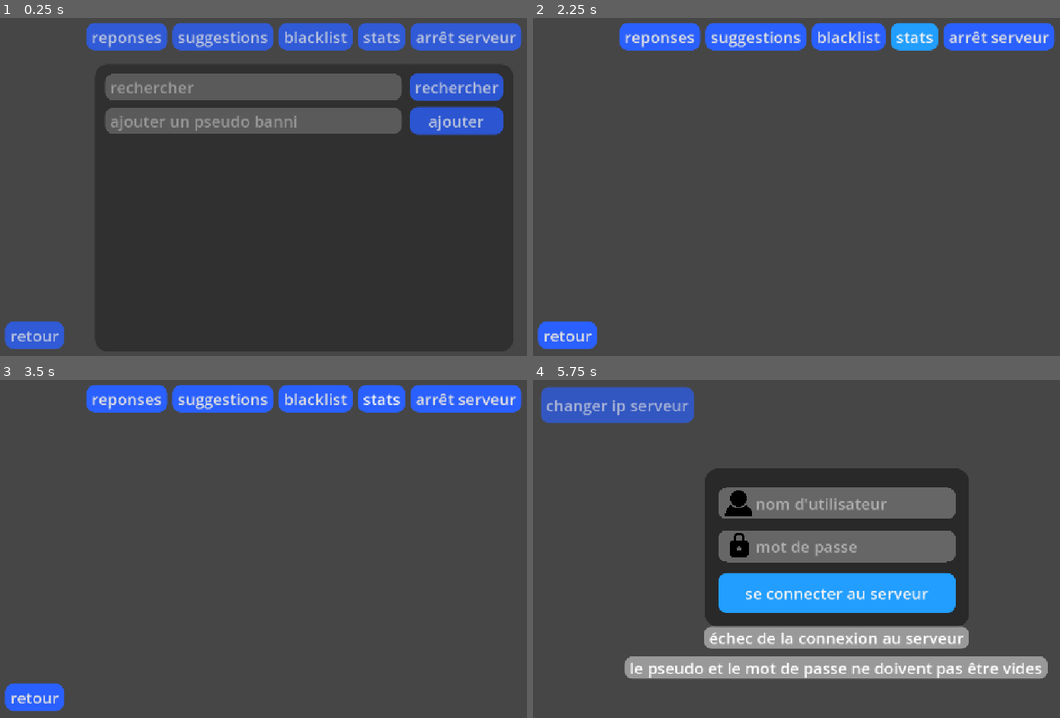
Above: before the commit, frames 1-4 (two rows, left to right).
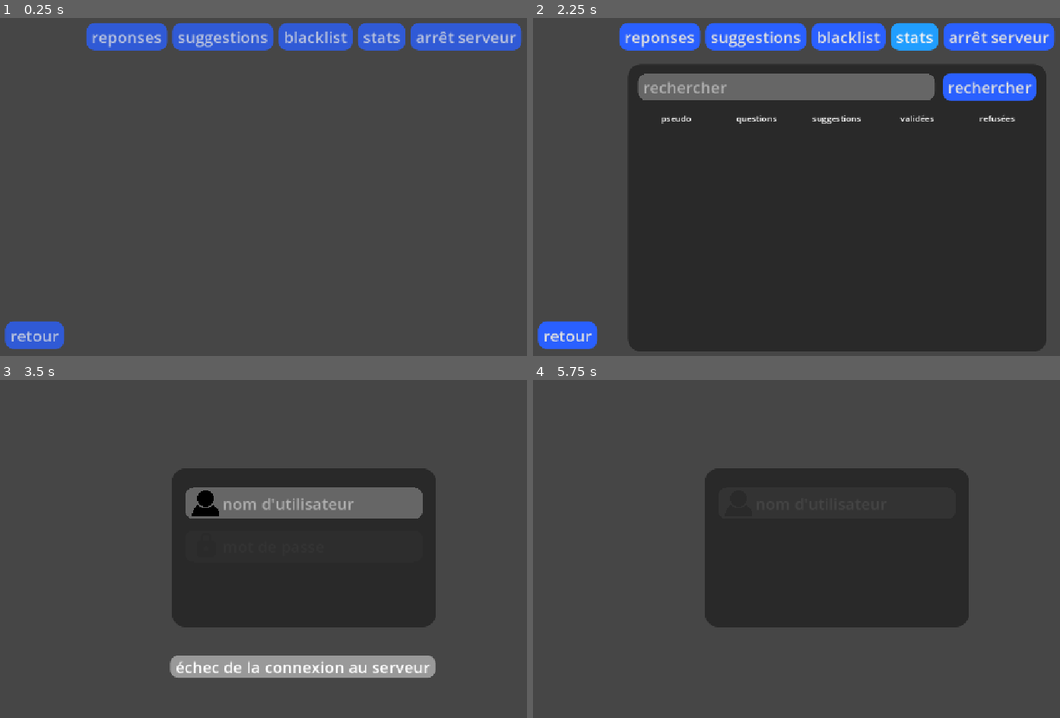
Above: after the commit, the same moments.

Repository: OptimusJB/JBot
Game: Godot game, scene res://client/admin/admin.tscn
Same seed, same stepped clock (60 frames per second), same inputs: the game is played once before the commit and once after it. This scene is started directly instead of the project's main scene.
Inputs (mouse positions are in pixels of both pictures, inside the frame that each line leads up to):
- Up to frame 1 (0.25 s): no input
- Up to frame 2 (2.25 s): click "suggestions" at 0.5 s; click (785, 85) at 1.27 s; type "Alex" at 1.35 s; click "stats" at 2 s
- Up to frame 3 (3.5 s): click (458, 447) at 2.75 s, where only the run after the commit has a clickable "rechercher"
- Up to frame 4 (5.75 s): click (659, 400) at 3.5 s, where only the run before the commit has a clickable "reponses"; click (991, 447) at 4.25 s, where only the run before the commit has a clickable "rechercher"; click (796, 592) at 5 s, where only the run after the commit has a clickable "retour"

The runs differ from the first frame. In frame 1, 3.8% of the frame differs, in the area x 21-96%, y 16-35%; in frame 2, 67%, in the area x 18-98%, y 13-99%; in frame 3, 34%; in frame 4, 25%.

Commit message:
ajout touche entrée pour envoyer message et onglet stats dans admin + ajout système de clé session

Diff:
--- a/client/App/App.tscn
+++ b/client/App/App.tscn
@@ -8,6 +8,7 @@
 [ext_resource type="Script" uid="uid://cwq51wri1yfsj" path="res://client/App/reponse.gd" id="2_ugukq"]
 [ext_resource type="Texture2D" uid="uid://gcfigjbr2y51" path="res://assets/JBot logo.png" id="4_ewfhn"]
 [ext_resource type="Script" uid="uid://cr2iyvo5b5wo5" path="res://client/App/proposer_réponse.gd" id="4_ge6em"]
+[ext_resource type="Script" uid="uid://3kpb7n2ntx26" path="res://client/App/envoyer_message.gd" id="4_tfwke"]
 [ext_resource type="Script" uid="uid://d3cn01c17usn7" path="res://client/App/admin.gd" id="8_ge6em"]
 
 [sub_resource type="StyleBoxFlat" id="StyleBoxFlat_ewfhn"]
@@ -306,6 +307,7 @@
 mouse_filter = 1
 theme = ExtResource("1_qebo1")
 text = "envoyer"
+script = ExtResource("4_tfwke")
 
 [node name="types messages" type="Control" parent="."]
 layout_mode = 3
--- /dev/null
+++ b/client/App/envoyer_message.gd
@@ -0,0 +1,7 @@
+extends Button
+
+# script qui sert à récupérer l'input (pour entrée)
+func _input(event: InputEvent) -> void:
+	if event.is_action_pressed("enter"):
+		if not disabled:
+			pressed.emit()
--- a/client/admin/admin.tscn
+++ b/client/admin/admin.tscn
@@ -10,6 +10,7 @@
 [ext_resource type="Script" uid="uid://d2ahkhdbuy242" path="res://client/admin/question_reponse.gd" id="4_m4xmn"]
 [ext_resource type="Script" uid="uid://bn71wwhcnomsn" path="res://client/admin/blacklist.gd" id="6_r1a7c"]
 [ext_resource type="Script" uid="uid://sw6ye72ditcq" path="res://client/admin/banni.gd" id="7_m4xmn"]
+[ext_resource type="Script" uid="uid://nkdob3s1xv2n" path="res://client/admin/stats.gd" id="10_6rg53"]
 
 [sub_resource type="StyleBoxFlat" id="StyleBoxFlat_uqsau"]
 bg_color = Color(0.42352942, 0.42352942, 0.42352942, 1)
@@ -76,6 +77,66 @@
 "transitions": PackedFloat32Array(1),
 "update": 0,
 "values": [Color(1, 1, 1, 0)]
+}
+tracks/3/type = "value"
+tracks/3/imported = false
+tracks/3/enabled = true
+tracks/3/path = NodePath("pages/reponses:visible")
+tracks/3/interp = 1
+tracks/3/loop_wrap = true
+tracks/3/keys = {
+"times": PackedFloat32Array(0),
+"transitions": PackedFloat32Array(1),
+"update": 1,
+"values": [false]
+}
+tracks/4/type = "value"
+tracks/4/imported = false
+tracks/4/enabled = true
+tracks/4/path = NodePath("pages/suggestions:visible")
+tracks/4/interp = 1
+tracks/4/loop_wrap = true
+tracks/4/keys = {
+"times": PackedFloat32Array(0),
+"transitions": PackedFloat32Array(1),
+"update": 1,
+"values": [false]
+}
+tracks/5/type = "value"
+tracks/5/imported = false
+tracks/5/enabled = true
+tracks/5/path = NodePath("pages/blacklist:visible")
+tracks/5/interp = 1
+tracks/5/loop_wrap = true
+tracks/5/keys = {
+"times": PackedFloat32Array(0),
+"transitions": PackedFloat32Array(1),
+"update": 1,
+"values": [false]
+}
+tracks/6/type = "value"
+tracks/6/imported = false
+tracks/6/enabled = true
+tracks/6/path = NodePath("pages/stats:visible")
+tracks/6/interp = 1
+tracks/6/loop_wrap = true
+tracks/6/keys = {
+"times": PackedFloat32Array(0),
+"transitions": PackedFloat32Array(1),
+"update": 1,
+"values": [false]
+}
+tracks/7/type = "value"
+tracks/7/imported = false
+tracks/7/enabled = true
+tracks/7/path = NodePath("pages/arrêt serveur:visible")
+tracks/7/interp = 1
+tracks/7/loop_wrap = true
+tracks/7/keys = {
+"times": PackedFloat32Array(0),
+"transitions": PackedFloat32Array(1),
+"update": 1,
+"values": [false]
 }
 
 [sub_resource type="Animation" id="Animation_24tl4"]
@@ -491,6 +552,7 @@
 theme_override_constants/separation = 11
 
 [node name="blacklist" type="Control" parent="pages"]
+visible = false
 anchors_preset = 0
 offset_right = 40.0
 offset_bottom = 40.0
@@ -578,11 +640,128 @@
 theme_override_constants/separation = 11
 
 [node name="stats" type="Control" parent="pages"]
+visible = false
 anchors_preset = 0
-offset_left = 195.0
-offset_top = 179.0
-offset_right = 235.0
-offset_bottom = 219.0
+script = ExtResource("10_6rg53")
+
+[node name="joueur" type="HBoxContainer" parent="pages/stats"]
+layout_mode = 0
+offset_left = 200.0
+offset_top = -43.0
+offset_right = 953.0
+offset_bottom = -20.0
+theme_override_constants/separation = 7
+
+[node name="pseudo" type="Label" parent="pages/stats/joueur"]
+custom_minimum_size = Vector2(145, 0)
+layout_mode = 2
+horizontal_alignment = 1
+autowrap_mode = 3
+
+[node name="questions" type="Label" parent="pages/stats/joueur"]
+custom_minimum_size = Vector2(145, 0)
+layout_mode = 2
+horizontal_alignment = 1
+autowrap_mode = 3
+
+[node name="suggestions" type="Label" parent="pages/stats/joueur"]
+custom_minimum_size = Vector2(145, 0)
+layout_mode = 2
+horizontal_alignment = 1
+autowrap_mode = 3
+
+[node name="validées" type="Label" parent="pages/stats/joueur"]
+custom_minimum_size = Vector2(145, 0)
+layout_mode = 2
+horizontal_alignment = 1
+autowrap_mode = 3
+
+[node name="refusées" type="Label" parent="pages/stats/joueur"]
+custom_minimum_size = Vector2(145, 0)
+layout_mode = 2
+horizontal_alignment = 1
+autowrap_mode = 3
+
+[node name="fond champs" type="Panel" parent="pages/stats"]
+layout_mode = 0
+offset_left = 181.0
+offset_top = 96.0
+offset_right = 974.0
+offset_bottom = 640.0
+theme_override_styles/panel = SubResource("StyleBoxFlat_khjxm")
+
+[node name="légende" type="HBoxContainer" parent="pages/stats"]
+layout_mode = 0
+offset_left = 200.0
+offset_top = 187.0
+offset_right = 953.0
+offset_bottom = 210.0
+theme_override_constants/separation = 7
+
+[node name="pseudo" type="Label" parent="pages/stats/légende"]
+custom_minimum_size = Vector2(145, 0)
+layout_mode = 2
+text = "pseudo"
+horizontal_alignment = 1
+autowrap_mode = 3
+
+[node name="questions" type="Label" parent="pages/stats/légende"]
+custom_minimum_size = Vector2(145, 0)
+layout_mode = 2
+text = "questions"
+horizontal_alignment = 1
+autowrap_mode = 3
+
+[node name="suggestions" type="Label" parent="pages/stats/légende"]
+custom_minimum_size = Vector2(145, 0)
+layout_mode = 2
+text = "suggestions"
+horizontal_alignment = 1
+autowrap_mode = 3
+
+[node name="validées" type="Label" parent="pages/stats/légende"]
+custom_minimum_size = Vector2(145, 0)
+layout_mode = 2
+text = "validées"
+horizontal_alignment = 1
+autowrap_mode = 3
+
+[node name="refusées" type="Label" parent="pages/stats/légende"]
+custom_minimum_size = Vector2(145, 0)
+layout_mode = 2
+text = "refusées"
+horizontal_alignment = 1
+autowrap_mode = 3
+
+[node name="rechercher_joueur_texte" type="LineEdit" parent="pages/stats"]
+layout_mode = 0
+offset_left = 200.0
+offset_top = 114.0
+offset_right = 763.0
+offset_bottom = 164.0
+theme = ExtResource("1_khjxm")
+theme_override_styles/normal = SubResource("StyleBoxFlat_j3pxg")
+placeholder_text = "rechercher"
+
+[node name="rechercher_joueur_bouton" type="Button" parent="pages/stats"]
+layout_mode = 0
+offset_left = 777.0
+offset_top = 113.0
+offset_right = 955.0
+offset_bottom = 165.0
+theme = ExtResource("1_khjxm")
+text = "rechercher"
+
+[node name="scrolling" type="ScrollContainer" parent="pages/stats"]
+layout_mode = 0
+offset_left = 200.0
+offset_top = 225.0
+offset_right = 958.0
+offset_bottom = 641.0
+
+[node name="stats" type="VBoxContainer" parent="pages/stats/scrolling"]
+layout_mode = 2
+theme_override_constants/separation = 11
 
 [node name="arrêt serveur" type="Control" parent="pages"]
 visible = false
@@ -645,5 +824,7 @@
 [connection signal="pressed" from="pages/blacklist/banni/deban" to="pages/blacklist/banni" method="_on_deban_pressed"]
 [connection signal="pressed" from="pages/blacklist/éléments texte/rechercher_banni_bouton" to="pages/blacklist" method="_on_rechercher_banni_bouton_pressed"]
 [connection signal="pressed" from="pages/blacklist/éléments texte/ajouter_banni_bouton" to="pages/blacklist" method="_on_ajouter_banni_bouton_pressed"]
+[connection signal="ajouter_popup" from="pages/stats" to="centre/popup" method="ajouter_popup"]
+[connection signal="pressed" from="pages/stats/rechercher_joueur_bouton" to="pages/stats" method="_on_rechercher_joueur_bouton_pressed"]
 [connection signal="pressed" from="pages/arrêt serveur/arrêt serveur" to="animations" method="arrêt_serveur"]
 [connection signal="animation_finished" from="animations" to="animations" method="_on_animation_finished"]
--- /dev/null
+++ b/client/admin/stats.gd
@@ -0,0 +1,31 @@
+extends Control
+signal ajouter_popup
+
+func _on_rechercher_joueur_bouton_pressed() -> void:
+	var recherche = $"rechercher_joueur_texte".text
+	var resultat = Client.envoyer_data(["get stats", Save.get_data("pseudo"), Global.temp_mdp, recherche])
+	if not resultat:
+		Client.back_to_lobby("oui")
+		return
+
+	# on enlève les potentiels éléments déjà présents
+	for element in $scrolling/stats.get_children():
+		element.queue_free()
+
+	ajouter_popup.emit("stats récupérées")
+	if resultat[0] == "":
+		# pas de résultat
+		return
+
+	# on ajoute les éléments
+	var new_stats
+	var i = 0
+	while i < len(resultat):
+		new_stats = $joueur.duplicate()
+		new_stats.get_node("pseudo").text = resultat[i]
+		new_stats.get_node("questions").text = resultat[i + 1]
+		new_stats.get_node("suggestions").text = resultat[i + 2]
+		new_stats.get_node("validées").text = resultat[i + 3]
+		new_stats.get_node("refusées").text = resultat[i + 4]
+		$scrolling/stats.add_child(new_stats)
+		i = i + 5
--- a/client/connexion/animations.gd
+++ b/client/connexion/animations.gd
@@ -77,6 +77,9 @@
 		# on sauvegarde le pseudo
 		Save.set_data("pseudo", $"../éléments ui/container champs/pseudo".text)
 
+		# on sauvegarde la clé de session
+		Global.temp_mdp = resultat[1]
+
 		Global.popup_switch.append("Bienvenue " + Save.get_data("pseudo") + " !")
 		change_scene = "jbot"
 		play("disparition")
--- a/project.godot
+++ b/project.godot
@@ -42,6 +42,11 @@
 "events": [Object(InputEventMouseButton,"resource_local_to_scene":false,"resource_name":"","device":-1,"window_id":0,"a …(257 unchanged characters)…
 ]
 }
+enter={
+"deadzone": 0.2,
+"events": [Object(InputEventKey,"resource_local_to_scene":false,"resource_name":"","device":-1,"window_id":0,"alt_pressed":false,"shift_pressed":false,"ctrl_pressed":false,"meta_pressed":false,"pressed":false,"keycode":0,"physical_keycode":4194309,"key_label":0,"unicode":0,"location":0,"echo":false,"script":null)
+]
+}
 
 [rendering]
 
--- a/serveur/serveur.gd
+++ b/serveur/serveur.gd
@@ -2,6 +2,8 @@
 
 var serveur = TCPServer.new()
 var server_port = 25566
+
+var cles_session = {}
 
 func se_connecter():
 	server_port = int(Save.settings["port"])
@@ -92,6 +94,13 @@
 	var liste = texte.split("&slliste&")
 	return liste
 
+func generer_cle_session(taille):
+	const caracteres = "azertyuiopmlkjhgfdsqwxcvbn"
+	var cle = ""
+	for i in range(taille):
+		cle = cle + caracteres[randi() % len(caracteres)]
+	return cle
+
 # fonctions réactions
 func connexion(pseudo:String, mdp:String) -> Array:
 	Save.print_log("tentative de connexion")
@@ -101,12 +110,15 @@
 		return ["creation compte"]
 
 	if Save.utilisateurs[pseudo] == mdp:
+		var cle_session = generer_cle_session(32)
+		cles_session[pseudo] = cle_session
+
 		if is_admin(pseudo):
 			Save.print_log("connexion admin réussie")
-			return ["admin"]
+			return ["admin", cle_session]
 		else:
 			Save.print_log("connexion réussie")
-			return ["oui"]
+			return ["oui", cle_session]
 
 	Save.print_log("mauvais mot de passe")
 	return ["non"]
@@ -122,9 +134,11 @@
 	Save.serveur_sauvegarder()
 	return ["réussi"]
 
-func check_auth(pseudo, mdp):
+func check_auth(pseudo, cle):
 	# permet de checker si la requête est légitime
-	return Save.utilisateurs[pseudo] == mdp
+	if pseudo in cles_session.keys():
+		return cle == cles_session[pseudo]
+	return false
 
 func get_history(pseudo):
 	if not pseudo in Save.history.keys():
@@ -227,7 +241,7 @@
 	# pas besoin de serveur_sauvegarder (déjà dans change_stat
 	return ["ok"]
 
-func refuse(pseudo_suggestion, question, reponse, do_print_log=true):
+func refuse(pseudo_suggestion, question, reponse, do_print_log=true, do_save=true):
 	if do_print_log:
 		Save.print_log("refus de réponse : " + reponse)
 	# on vérifie que la suggestion est toujours là (plusieurs admins en simultané)
@@ -236,15 +250,16 @@
 		return ["non"]
 
 	Save.demandes_reponses.erase([pseudo_suggestion, question, reponse])
-	Fonctions.change_stat(pseudo_suggestion, "refus", 1)
+	Fonctions.change_stat(pseudo_suggestion, "refus", 1, do_save)
 	# pas besoin de serveur_sauvegarder (déjà dans change_stat)
 	return ["ok"]
 
 func refuse_ban(pseudo_suggestion, question, reponse):
 	Save.print_log("refus de réponse : " + reponse + " + ban de " + pseudo_suggestion)
-	if refuse(pseudo_suggestion, question, reponse, false)[0] == "ok":
+	if refuse(pseudo_suggestion, question, reponse, false, false)[0] == "ok":
 		if bannir(pseudo_suggestion, false)[0] == "ok":
 			return ["ok"]
+		Save.serveur_sauvegarder()
 	return ["non"]
 
 func deban(pseudo_deban):
@@ -335,6 +350,18 @@
 	Save.serveur_sauvegarder()
 	return ["ok"]
 
+func get_stats(recherche):
+	var liste_stats = []
+	for element in Save.utilisateurs.keys():
+		if recherche in element or recherche == "":
+			if element in Save.stats_utilisateurs.keys():
+				liste_stats = liste_stats + [element] + Save.stats_utilisateurs[element]
+			else:
+				liste_stats = liste_stats + [element] + [0, 0, 0, 0]
+
+	Save.print_log("stats récupérées")
+	return liste_stats
+
 func handle(connection:StreamPeerTCP):
 	var resultat
 	# on récupère les infos
@@ -352,7 +379,7 @@
 	else:
 		# requêtes qui nécessitent que le compte soit connecté (donc le 2e et 3e élément de la liste sont le pseudo et le mot de passe)
 		if not check_auth(data[1], data[2]):
-			Save.print_log("fraude : le mot de passe fourni ne correspond pas")
+			Save.print_log("fraude : la clé de session fournie ne correspond pas")
 			return
 
 		if data[0] == "get history":
@@ -408,6 +435,8 @@
 			elif data[0] == "ajouter reponse":
 				resultat = ajouter_reponse(data[3], data[4])
 
+			elif data[0] == "get stats":
+				resultat = get_stats(data[3])
 			else:
 				Save.print_log("requête invalide")
 				return 0
Not shown: 1 places in client/App/App.tscn that only renumber resources
Not shown, added: client/App/envoyer_message.gd.uid
Not shown: 1 places in client/admin/admin.tscn that only renumber resources
Not shown, added: client/admin/stats.gd.uid
